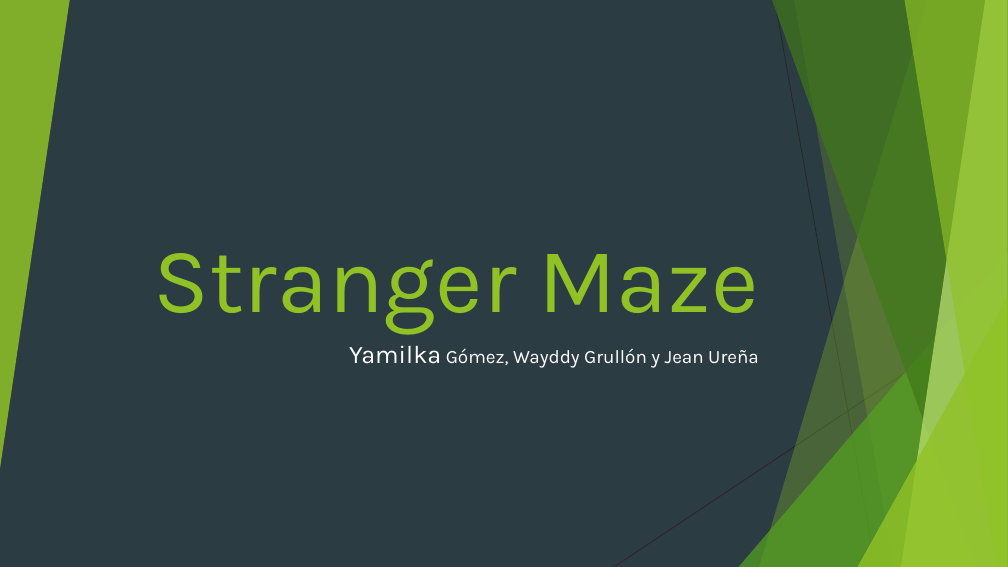
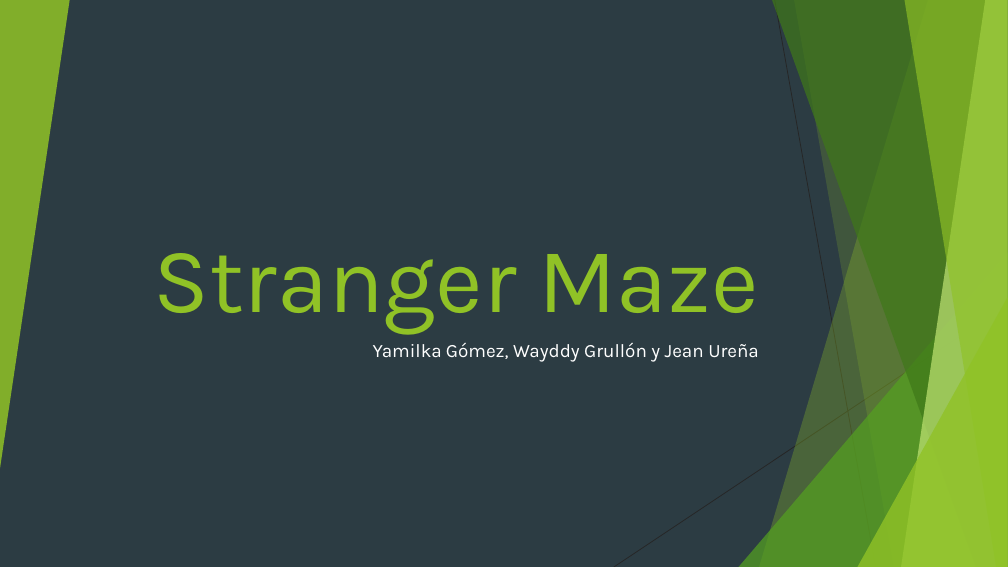
Before and after one commit to YamiGomez14/Entrega-Cap-I-3P, a slide deck: slide 1 of Stranger Maze.pptx. Drawn at 1008x567 pixels with LibreOffice and Linux fonts; fonts in the diff are those of the drawing. Boxes give left, top, right and bottom in pixels: in the first picture for what was removed or moved away, otherwise in the second. Text is boxed around its words. In the diff, an @@ line names an element or a change of style, - is before the commit and + after.

Commit message:
Capitulo I, parte Ashley

```diff
--- a/Stranger Maze.pptx
+++ b/Stranger Maze.pptx
@@ subtitle "Yamilka Gómez, Wayddy Grullón y ..." at [373, 343, 759, 362]: size 24 to 18 pt in "Yamilka" @@
```
